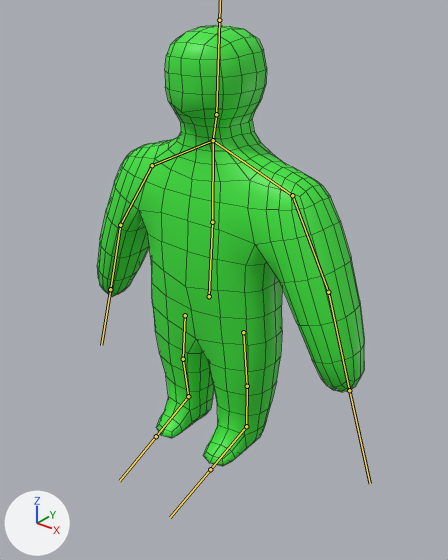
The FBX model GMTK2025/Assets/GMTK2025/Models/human.fbx as it was, and as the next commit left it.
Before and after are seen from a 50 mm camera at (1.54, -1.85, 1.98) aimed at (0.04, 0.03, 0.82). Every picture has the same lights, and +X, +Y and +Z are marked at lower left. The bones that bend it are drawn over the model as lines. Mesh edges are drawn as thin lines.
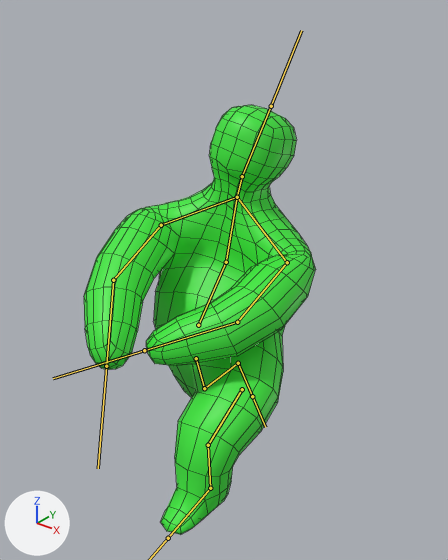
The newer file adds an action. The first version stands in its rest pose; the second is drawn at frame 1 of the action 'Armature|ropeHold'.

What differs and where, as boxes (x1, y1, x2, y2) in the pictures (448 x 560 px):
'Cube', posed (13% narrower): before (97, 25, 364, 466); after (84, 105, 316, 534)
bone 'Pelvis', root to tip: before (209, 296) to (212, 222); after (198, 325) to (226, 262)
bone 'MiddleSpine', root to tip: before (212, 222) to (213, 140); after (226, 262) to (237, 197)
bone 'Bone.002', root to tip: before (213, 140) to (292, 195); after (237, 197) to (287, 262)
bone 'LeftArm', root to tip: before (292, 195) to (328, 292); after (287, 262) to (237, 322)
bone 'LeftElbow', root to tip: before (328, 292) to (349, 390); after (237, 322) to (144, 350)
bone 'Bone.008', root to tip: before (213, 140) to (152, 165); after (237, 197) to (161, 225)
bone 'RightArm', root to tip: before (152, 165) to (120, 225); after (161, 225) to (113, 280)
bone 'RightElbow', root to tip: before (120, 225) to (110, 289); after (113, 280) to (106, 366)
bone 'Head', root to tip: before (216, 114) to (219, 20); after (242, 176) to (271, 106)
bone 'LeftHip', root to tip: before (243, 332) to (247, 386); after (242, 389) to (208, 445)
bone 'LeftKnee', root to tip: before (247, 386) to (246, 426); after (208, 445) to (210, 488)
bone 'RightHip', root to tip: before (185, 315) to (183, 359); after (196, 358) to (204, 388)
bone 'RightKnee', root to tip: before (183, 359) to (188, 396); after (204, 388) to (238, 363)

The edits, one by one:
Bone 'Pelvis' (bone_pelvis) moves from (0.0, 0.0, 0.0) to (-0.135, -0.225, -0.099).
Bone 'Pelvis' (bone_pelvis) turns from (0, 0, 0) to (-45, 11, -2) degrees about its own x, y and z.
Bone 'MiddleSpine' (bone_middlespine) turns from (0, 0, 0) to (42, 3, -4) degrees about its own x, y and z.
Bone 'Bone.002' (bone_bone_002) turns from (0, 0, 0) to (19, 17, 0) degrees about its own x, y and z.
Bone 'LeftArm' (bone_leftarm) turns from (0, 0, 0) to (77, 14, 75) degrees about its own x, y and z.
Bone 'LeftElbow' (bone_leftelbow) turns from (0, 0, 0) to (38, 3, 7) degrees about its own x, y and z.
Bone 'Bone.008' (bone_bone_008) turns from (0, 0, 0) to (29, -10, 2) degrees about its own x, y and z.
Bone 'RightArm' (bone_rightarm) turns from (0, 0, 0) to (47, -4, -22) degrees about its own x, y and z.
Bone 'RightElbow' (bone_rightelbow) turns from (0, 0, 0) to (23, -5, 5) degrees about its own x, y and z.
Bone 'Head' (bone_head) turns from (0, 0, 0) to (-14, -2, -6) degrees about its own x, y and z.
Bone 'LeftHip' (bone_lefthip) moves from (0.0, 0.0, 0.0) to (0.104, 0.211, 0.056).
Bone 'LeftHip' (bone_lefthip) turns from (0, 0, 0) to (1, -8, -63) degrees about its own x, y and z.
Bone 'LeftKnee' (bone_leftknee) turns from (0, 0, 0) to (3, -4, 62) degrees about its own x, y and z.
Bone 'RightHip' (bone_righthip) moves from (0.0, 0.0, 0.0) to (0.13, 0.331, -0.043).
Bone 'RightHip' (bone_righthip) turns from (0, 0, 0) to (-10, -3, -14) degrees about its own x, y and z.
Bone 'RightKnee' (bone_rightknee) turns from (0, 0, 0) to (-42, -18, -56) degrees about its own x, y and z.
